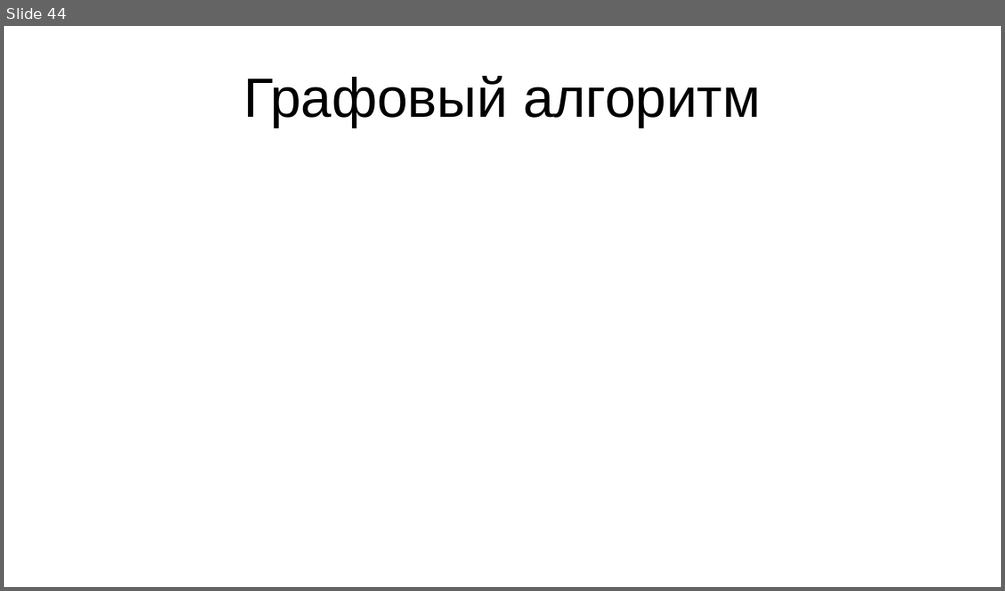
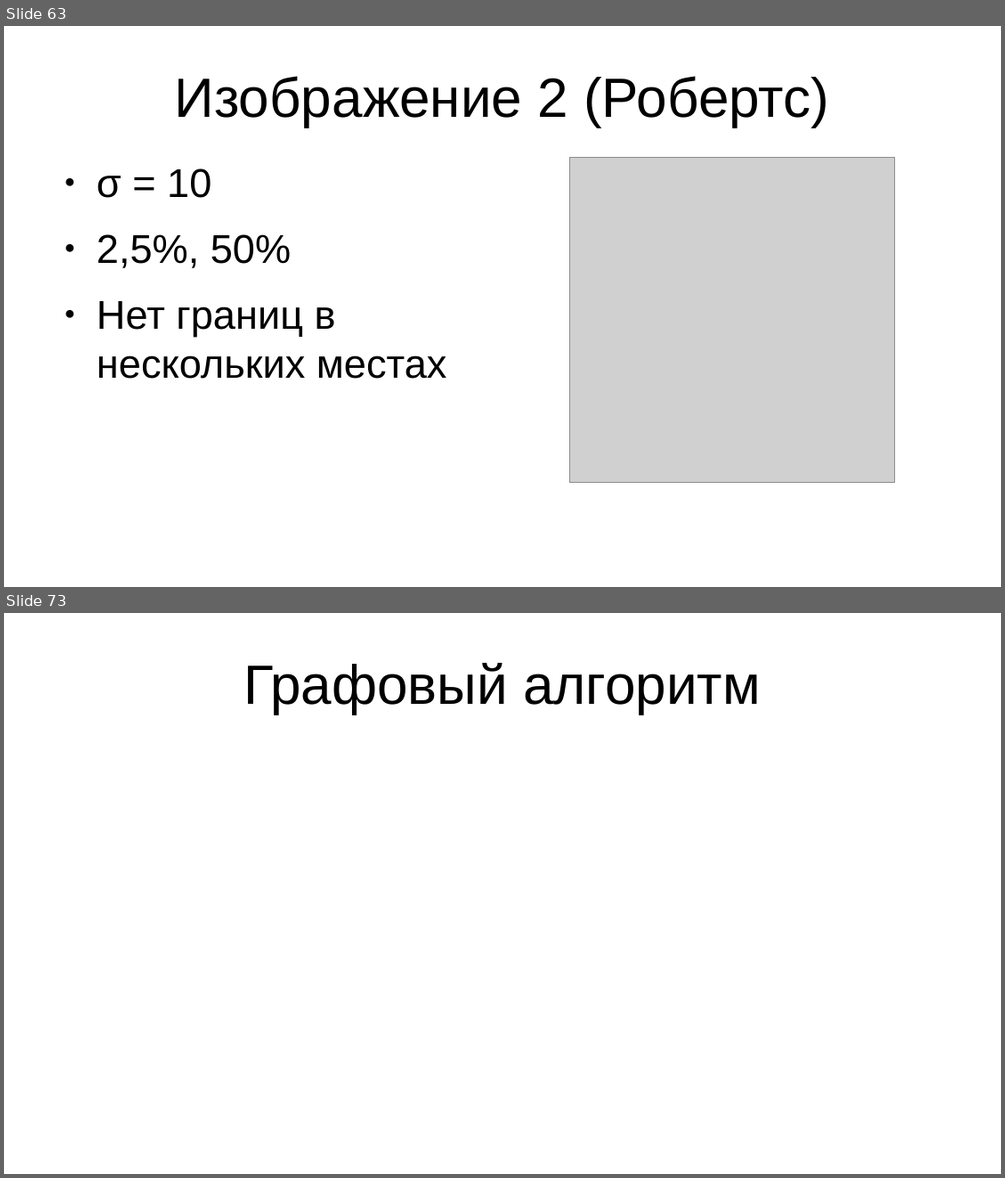
Before and after one commit to AlexeyVorobyev/media-moment-iz-second, a slide deck: report/pres.odp. Shown one above the other, each under a label of ours: slide 44 before the commit, slides 63 and 73 after it; the slides between them are not shown. The pictures are 1005x591 and 1005x1178 pixels, drawn with LibreOffice and Linux fonts; fonts in the diff are those of the drawing; grey boxes stand for pictures. Boxes give left, top, right and bottom in pixels: in the first picture for what was removed or moved away, otherwise in the second. Text is boxed around its words. In the diff, an @@ line names an element or a change of style, - is before the commit and + after.

Commit message:
Презентация: добавлено тестирование Оператора Робертса

```diff
--- a/report/pres.odp
+++ b/report/pres.odp
@@ slide 63 added at (x1=4, y1=26, x2=1001, y2=587), background #FFFFFF @@
@@ title added at (x1=175, y1=76, x2=829, y2=127), 44 pt, text #000000 @@
+Изображение 2 (Робертс)
@@ picture added at (x1=570, y1=157, x2=896, y2=483) @@
@@ text added at (x1=97, y1=168, x2=447, y2=378), 32 pt, text #000000 @@
+● σ = 10
+● 2,5%, 50%
+● Нет границ в нескольких местах
@@ what was slide 44 is now slide 73 @@
```
Also in this commit, not shown: 27 slides changed, 28 other slides added.
